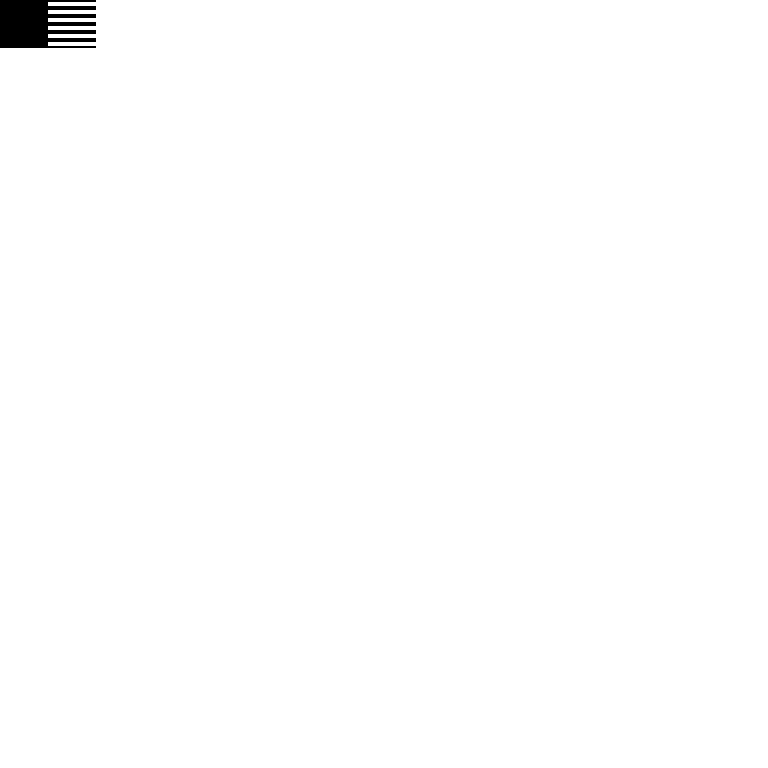
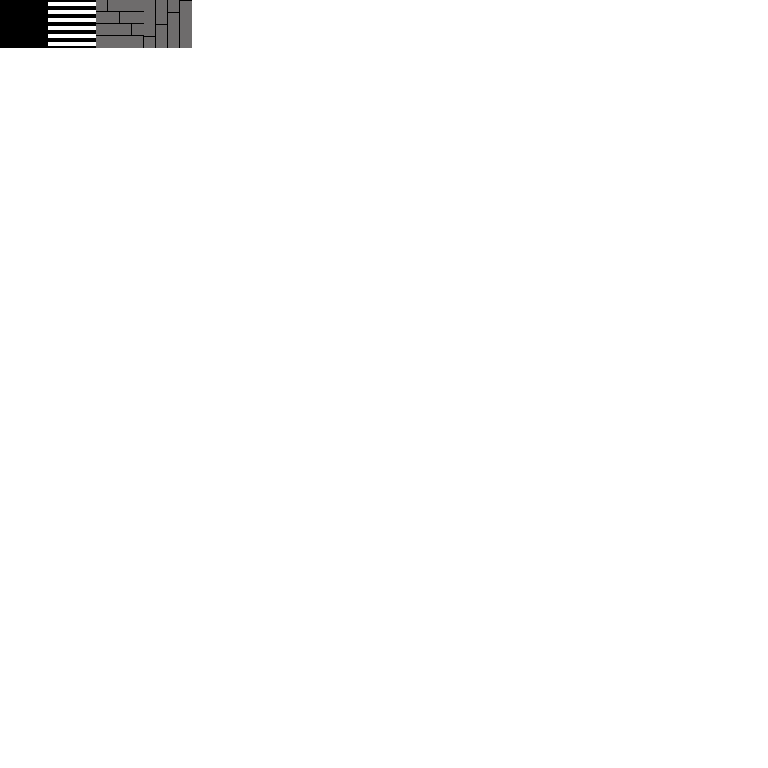
Revision of a layered (768, 768) image; what changed, layer by layer:
added layer "地板2" above "地板" over [left=144, top=0, right=192, bottom=48]
added layer "地板" above "Tile 1B - Zebra line" over [left=96, top=0, right=144, bottom=48]
